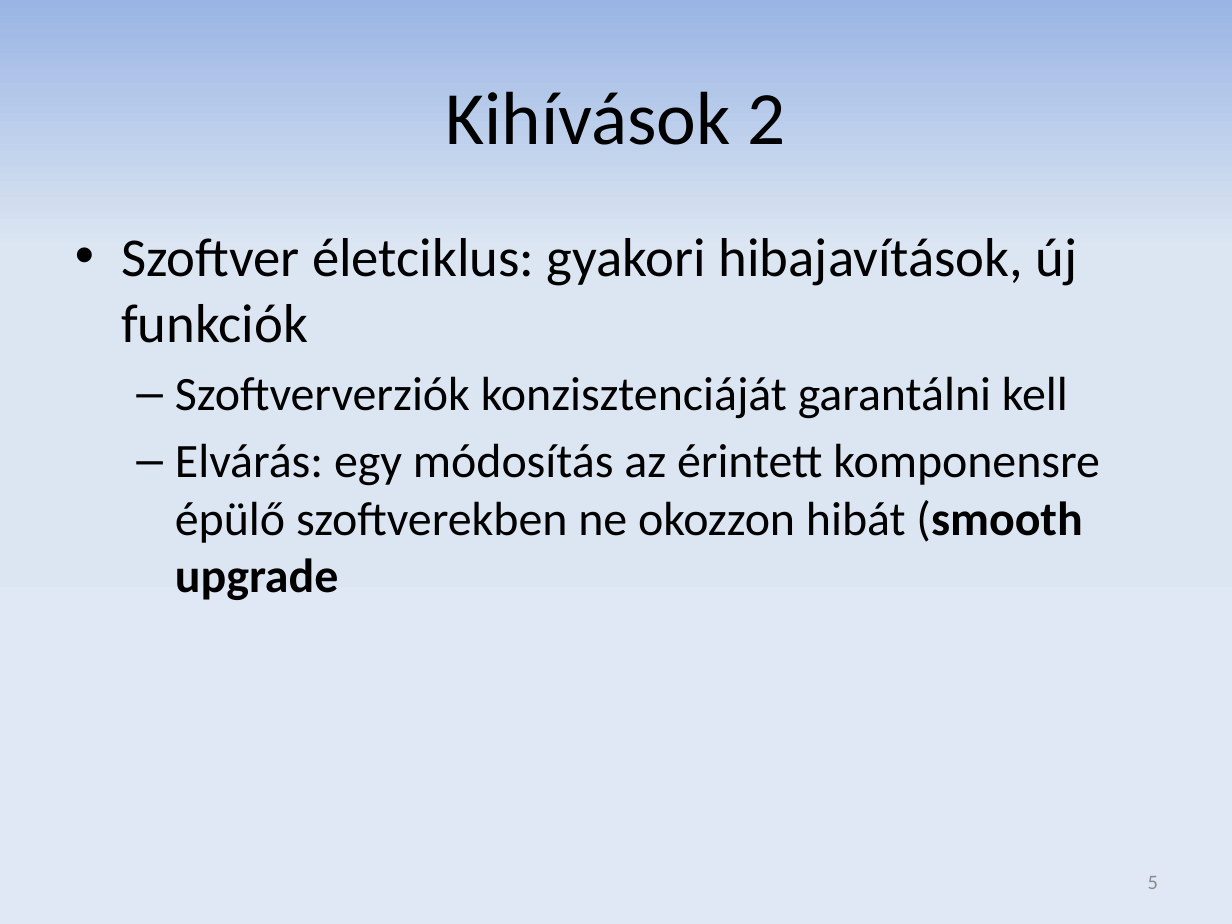
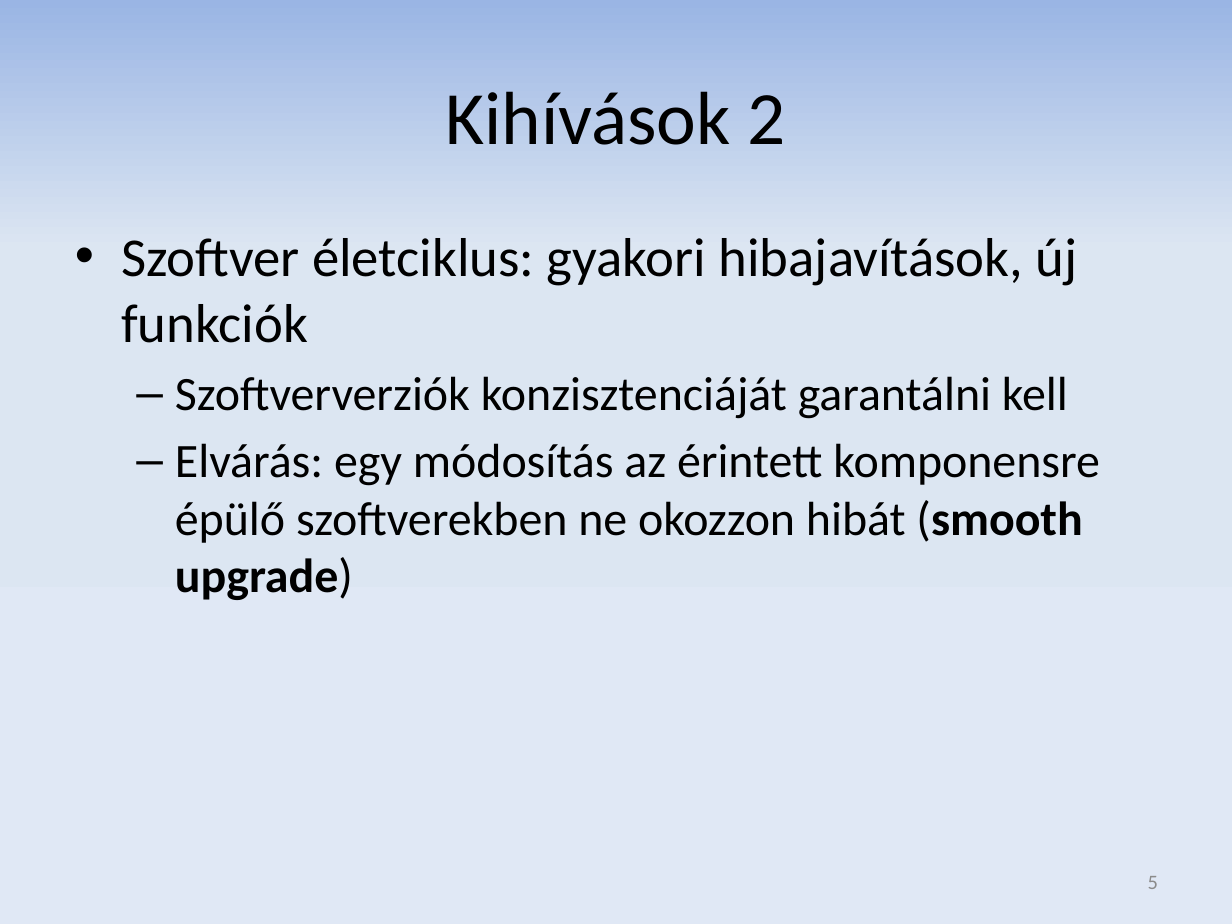
Before and after one commit to donat/incquery-deps, a slide deck: slide 5 of incquery-deps-documentation/presentation/tdk_pres_hu_v2.pptx. Drawn at 1232x924 pixels with LibreOffice and Linux fonts; fonts in the diff are those of the drawing. Boxes give left, top, right and bottom in pixels: in the first picture for what was removed or moved away, otherwise in the second. Text is boxed around its words. In the diff, an @@ line names an element or a change of style, - is before the commit and + after.

Commit message:
Presentation updated.

```diff
--- a/incquery-deps-documentation/presentation/tdk_pres_hu_v2.pptx
+++ b/incquery-deps-documentation/presentation/tdk_pres_hu_v2.pptx
@@ text at [175, 443, 1100, 600]: text changed @@
-  – Elvárás: egy módosítás az érintett komponensre épülő szoftverekben ne okozzon hibát (smooth upgrade
+  – Elvárás: egy módosítás az érintett komponensre épülő szoftverekben ne okozzon hibát (smooth upgrade)
```
Also in this commit, not shown: 3 other slides changed.
